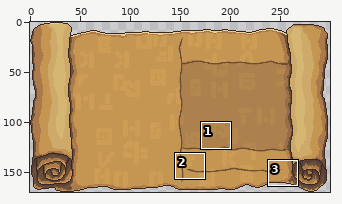
Two versions of one sprite sheet, Villeon/Villeon/Assets/GUI/Scrolls/Scroll_Dungeonmenu.png. The first picture is a wide view before the edit; the outline marks the close-up.
Close-up. As it was:
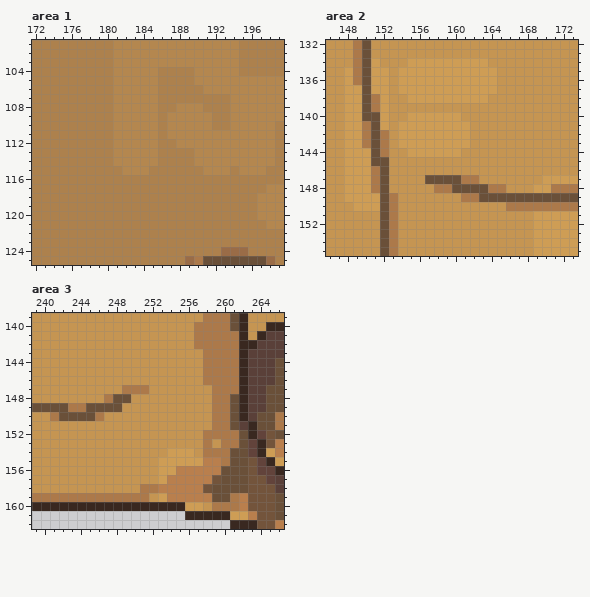
The file is 300x170 pixels. Colours within 5 levels of each other are drawn and written as one. Shown: area 1: x 172..199, y 101..125; area 2: x 146..173, y 132..155; area 3: x 239..266, y 139..162.
Now the later version:
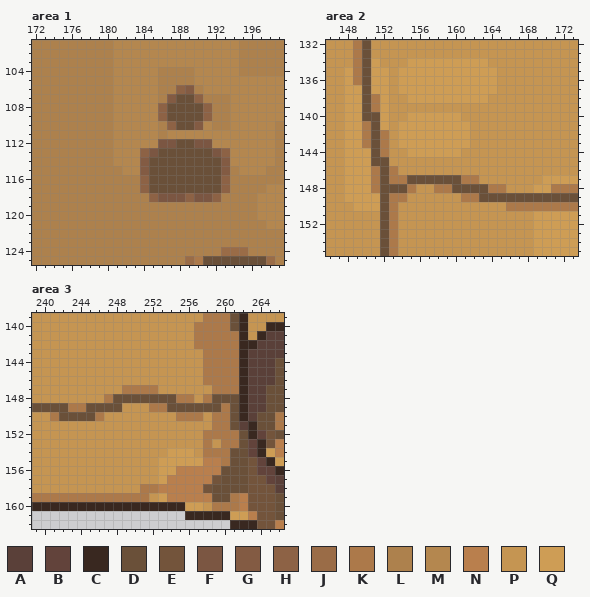
Palette (. is transparent): A #5a4039  B #62433b  C #392820  D #6a5039  E #73543b  F #7b5642  G #835b43  H #8d6245  J #9a6c47  K #ac794a  L #ad814d  M #b4874f  N #b97f4d  P #c59552  Q #ce9d55
Change:
{"where": "area 1"}
{"y":106,"x":188,"old":"LL","new":"HG"}
{"y":107,"x":187,"old":"LLLL","new":"GDDH"}
{"y":108,"x":186,"old":"LLMMML","new":"HDDDDH"}
{"y":109,"x":186,"old":"LMMMMM","new":"HDDDDH"}
{"y":110,"x":187,"old":"MMMM","new":"HDDG"}
{"y":112,"x":186,"old":"LLMMMM","new":"FFDDFF"}
{"y":113,"x":184,"old":"MMLLLLMMMM","new":"HFDDDDDDFH"}
{"y":114,"x":184,"old":"MMLLLLMMMM","new":"GDDDDDDDDG"}
{"y":115,"x":184,"old":"MLLLLLLMMM","new":"GDDDDDDDDG"}
{"y":116,"x":184,"old":"LLLLLLLLLL","new":"HDDDDDDDDH"}
{"y":117,"x":184,"old":"LLLLLLLLLL","new":"HDDDDDDDDH"}
{"y":118,"x":185,"old":"LLLLLLLL","new":"HFFFHFFH"}
{"where": "area 2"}
{"y":146,"x":153,"old":"P","new":"K"}
{"y":147,"x":153,"old":"PPPP","new":"KKDD"}
{"y":148,"x":153,"old":"PPP","new":"DDK"}
{"y":149,"x":154,"old":"P","new":"K"}
{"where": "area 3"}
{"y":147,"x":252,"old":"P","new":"K"}
{"y":148,"x":250,"old":"PPPPPPP","new":"DDDDDKK"}
{"y":148,"x":258,"old":"PKK","new":"KDD"}
{"y":149,"x":252,"old":"PPPPPPPK","new":"KKDDDDDD"}
{"y":150,"x":255,"old":"PPP","new":"KKK"}
{"label":"changed","picture_box":[140,85,230,202]}
{"label":"changed","picture_box":[389,166,425,202]}
{"label":"changed","picture_box":[131,385,230,421]}
